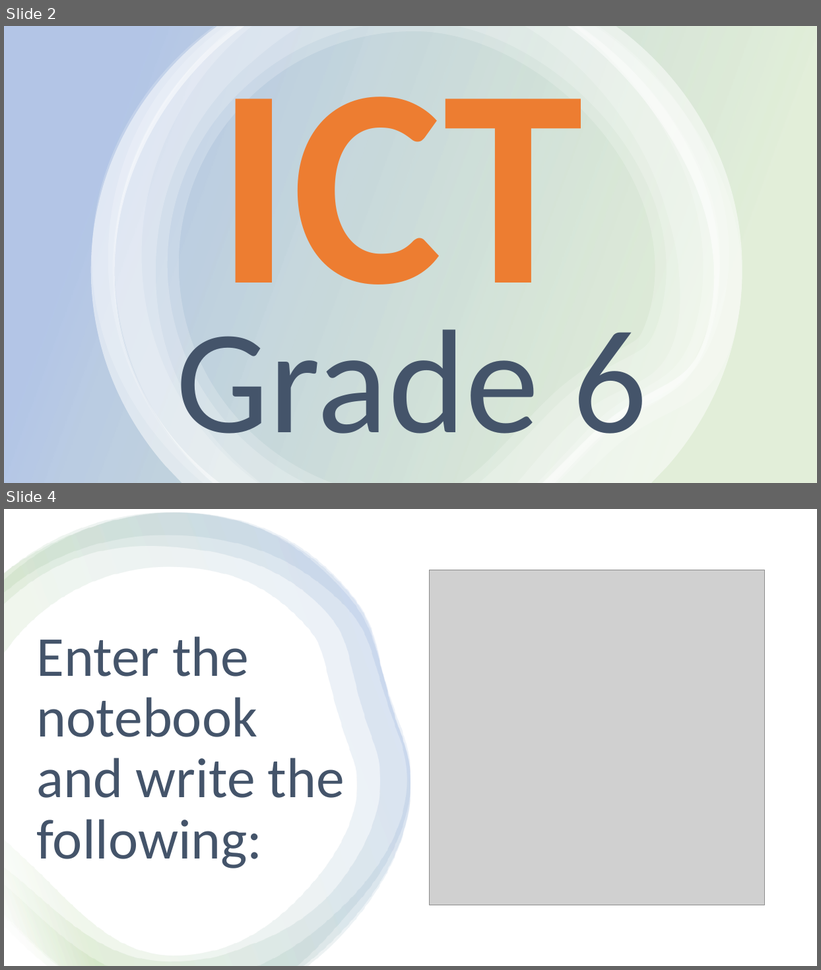
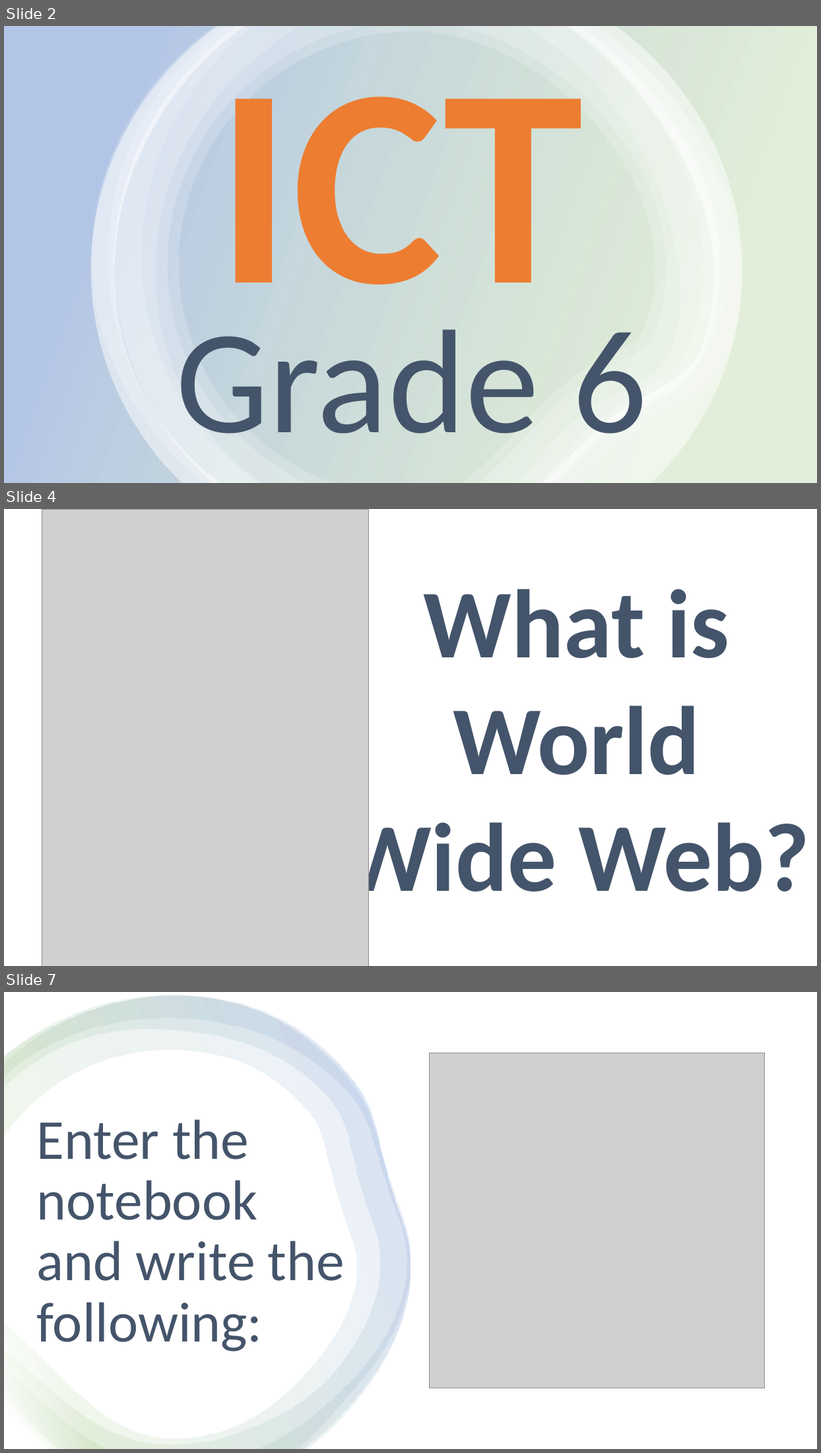
Before and after one commit to Ma7en/alajial, a slide deck: 6-G-6/11-week-11/3-Explanation/G6 - 11 - Explanation - Introduction to Web.pptx. Shown one above the other, each under a label of ours: slides 2 and 4 before the commit, slides 2, 4 and 7 after it; the slides between them are not shown. The pictures are 821x970 and 821x1453 pixels, drawn with LibreOffice and Linux fonts; fonts in the diff are those of the drawing; grey boxes stand for pictures. Boxes give left, top, right and bottom in pixels: in the first picture for what was removed or moved away, otherwise in the second. Text is boxed around its words. In the diff, an @@ line names an element or a change of style, - is before the commit and + after.

```diff
--- a/6-G-6/11-week-11/3-Explanation/G6 - 11 - Explanation - Introduction to Web.pptx
+++ b/6-G-6/11-week-11/3-Explanation/G6 - 11 - Explanation - Introduction to Web.pptx
@@ slide 4 added at [4, 509, 817, 966], background #FFFFFF @@
@@ picture added at [42, 509, 369, 966] @@
@@ title added at [343, 589, 810, 914], 138 pt, text #44546A, bold @@
+What is World Wide Web?
@@ what was slide 4 is now slide 7 @@
```
Also in this commit, not shown: 1 slide changed, 2 other slides added, 3 other files.
